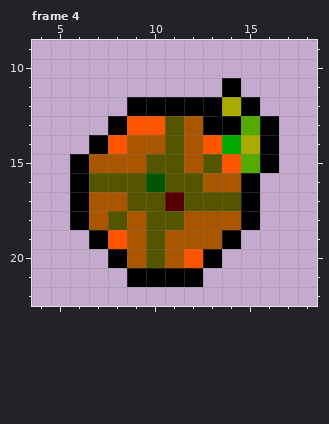
Pixel-art file, stored at Aseprite/Main character/UV sprites/plantchar_roll.ase. That is the earlier state.
20x25 pixels, 4 frames. Shown: frame 4: x 4..18, y 9..22.
The same view after the edit:
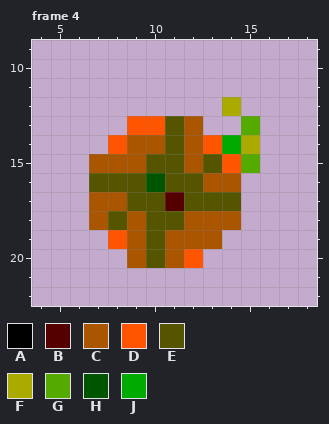
Palette (. is transparent): A #000000  B #550000  C #aa5500  D #ff5500  E #555500  F #aaaa00  G #55aa00  H #005500  J #00aa00
The exact change:
Frame 4:
The edit erases colour A in row 11 at x 14; in row 12 at x 9 to 13 and 15; in row 13 at x 8, 13 to 14 and 16; in row 14 at x 7 and 16; in row 15 at x 6 and 16; in rows 16 to 18 at x 6 and 15.
The edit erases colour A in row 19 at x 7 and 14; in row 20 at x 8 and 13; in row 21 at x 9 to 12.
Pixel boxes of the changes (left, top, right, bottom) in both pictures:
erased: (70, 78, 279, 287)
